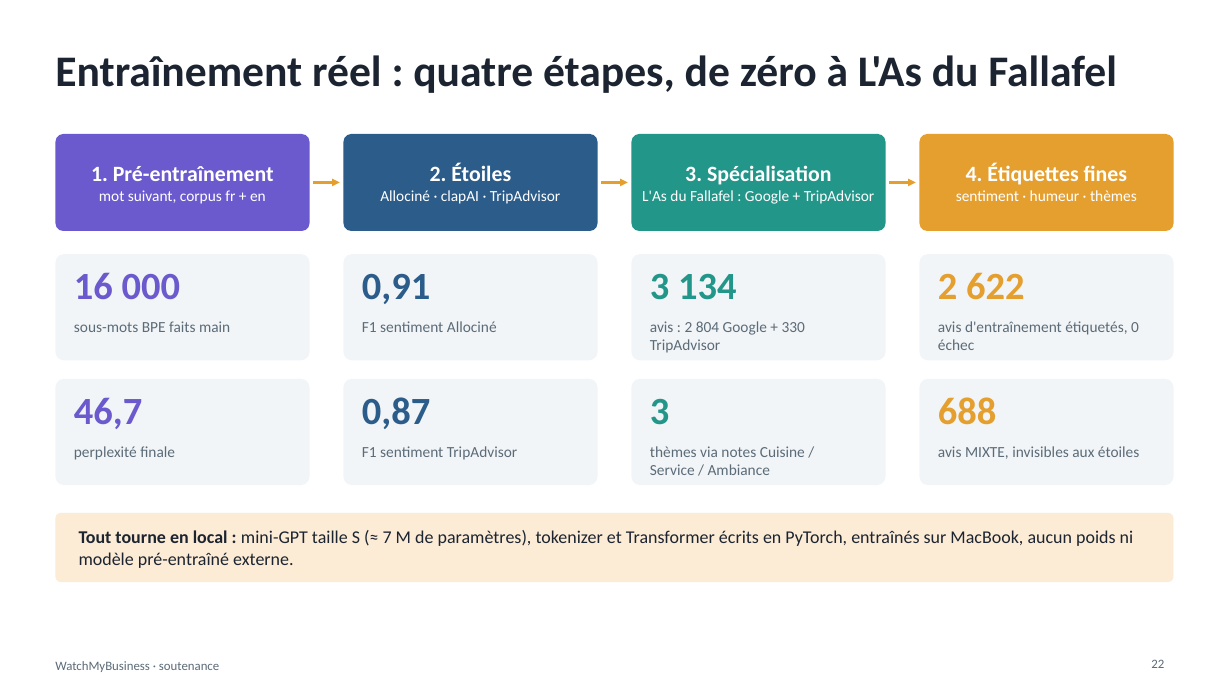
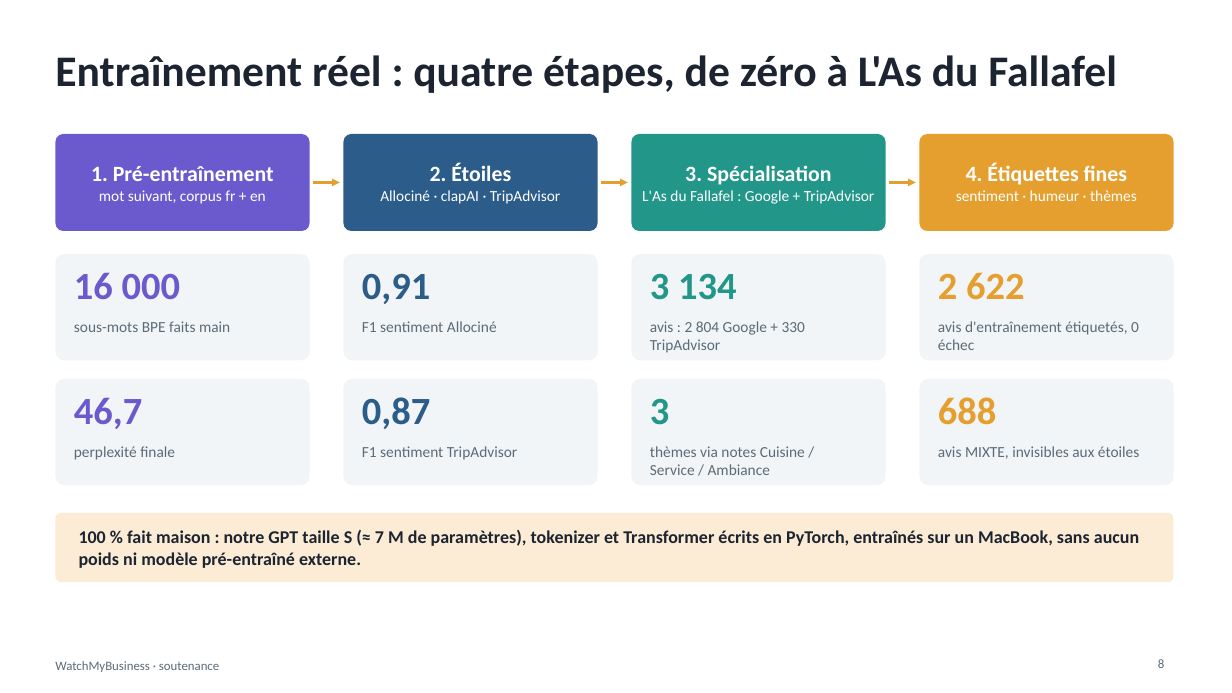
Before and after one commit to jackamrl/watchMyBusiness, a slide deck: slide 8 of docs/WatchMyBusiness-soutenance.pptx (slide 22 before the commit). Drawn at 1232x693 pixels with LibreOffice and Linux fonts; fonts in the diff are those of the drawing. Boxes give left, top, right and bottom in pixels: in the first picture for what was removed or moved away, otherwise in the second. Text is boxed around its words. In the diff, an @@ line names an element or a change of style, - is before the commit and + after.

```diff
--- a/docs/WatchMyBusiness-soutenance.pptx
+++ b/docs/WatchMyBusiness-soutenance.pptx
@@ text at (79, 530, 1139, 568): text changed; bold on @@
-Tout tourne en local : mini-GPT taille S (≈ 7 M de paramètres), tokenizer et Transformer écrits en PyTorch, entraînés sur MacBook, aucun poids ni modèle pré-entraîné externe.
+100 % fait maison : notre GPT taille S (≈ 7 M de paramètres), tokenizer et Transformer écrits en PyTorch, entraînés sur un MacBook, sans aucun poids ni modèle pré-entraîné externe.
@@ text at (1158, 659, 1164, 668): text changed @@
-22
+8
```
Also in this commit, not shown: 19 other slides changed, 3 slides added, 1 slide removed, 44 other files.
